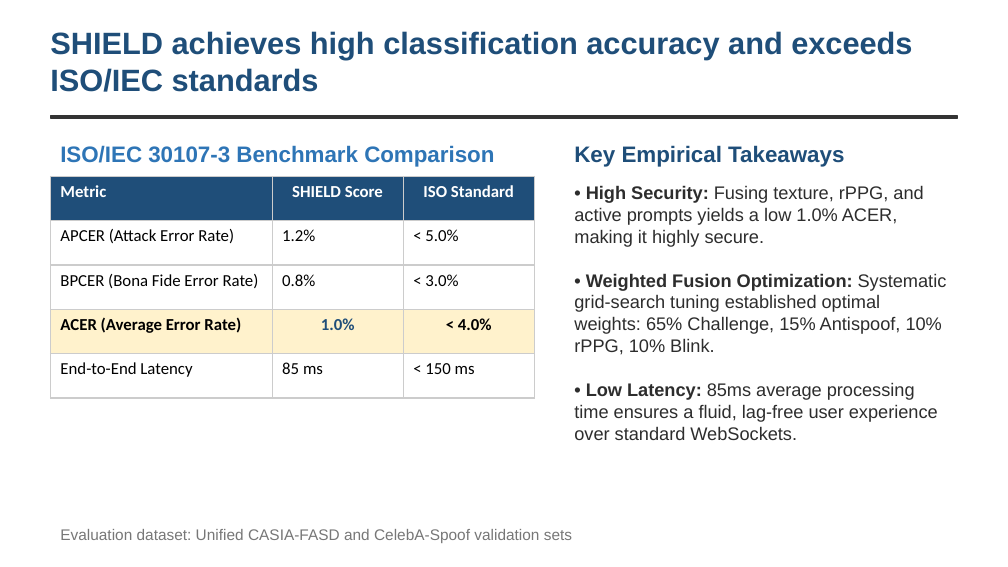
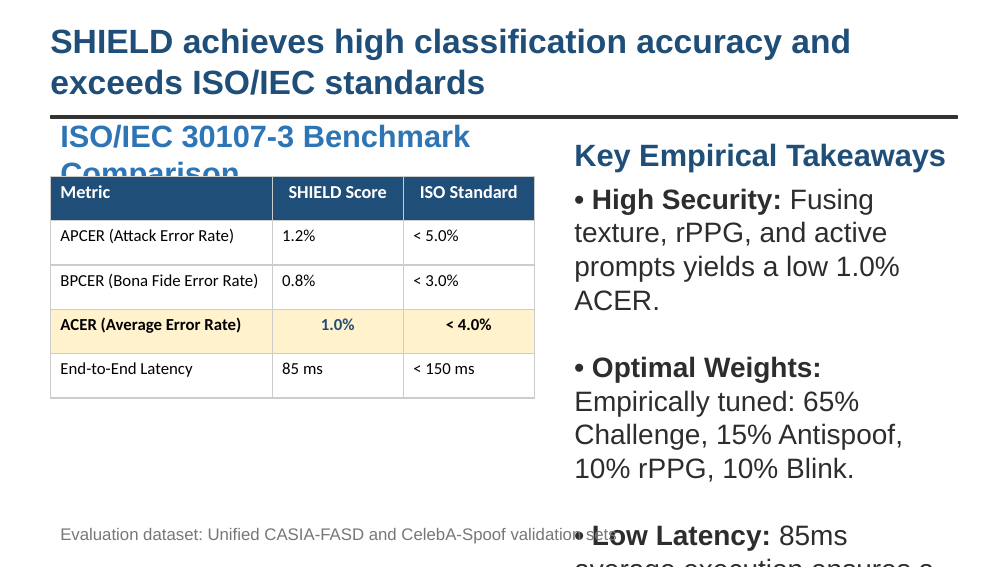
Before and after one commit to sthavirpunwatkar/SHIELD-Secure-Human-Identity-Liveness-Evaluation-Detection, a slide deck: slide 8 of SHIELD_CDAC_Project_Review.pptx. Drawn at 1008x567 pixels with LibreOffice and Linux fonts; fonts in the diff are those of the drawing. Boxes give left, top, right and bottom in pixels: in the first picture for what was removed or moved away, otherwise in the second. Text is boxed around its words. In the diff, an @@ line names an element or a change of style, - is before the commit and + after.

Commit message:
Update CDAC presentation slide script font sizes, text constraints, and fix widget test assertions

```diff
--- a/SHIELD_CDAC_Project_Review.pptx
+++ b/SHIELD_CDAC_Project_Review.pptx
@@ text "SHIELD achieves high classification accuracy ..." at (x1=50, y1=28, x2=851, y2=95): size 22 to 24 pt @@
@@ text "ISO/IEC 30107-3 Benchmark Comparison" at (x1=60, y1=124, x2=470, y2=190): size 16 to 22 pt @@
@@ text "Key Empirical Takeaways" at (x1=574, y1=143, x2=946, y2=171): size 16 to 22 pt @@
@@ table at (x1=50, y1=176, x2=534, y2=398) @@
@@ size 12 to 13 pt in "Metric", "SHIELD Score", "ISO Standard" @@
@@ borders changed @@
@@ text at (x1=574, y1=188, x2=903, y2=550): text changed; size 13 to 20 pt @@
-• High Security: Fusing texture, rPPG, and active prompts yields a low 1.0% ACER, making it highly secure.
-• Weighted Fusion Optimization: Systematic grid-search tuning established optimal weights: 65% Challenge, 15% Antispoof, 10% rPPG, 10% Blink.
-• Low Latency: 85ms average processing time ensures a fluid, lag-free user experience over standard WebSockets.
+• High Security: Fusing texture, rPPG, and active prompts yields a low 1.0% ACER.
+• Optimal Weights: Empirically tuned: 65% Challenge, 15% Antispoof, 10% rPPG, 10% Blink.
+• Low Latency: 85ms average execution ensures a lag-free user interface.
@@ text "Evaluation dataset: Unified CASIA-FASD and ..." at (x1=60, y1=527, x2=617, y2=545): size 11 to 12 pt @@
```
Also in this commit, not shown: 9 other slides changed, 2 other files.
